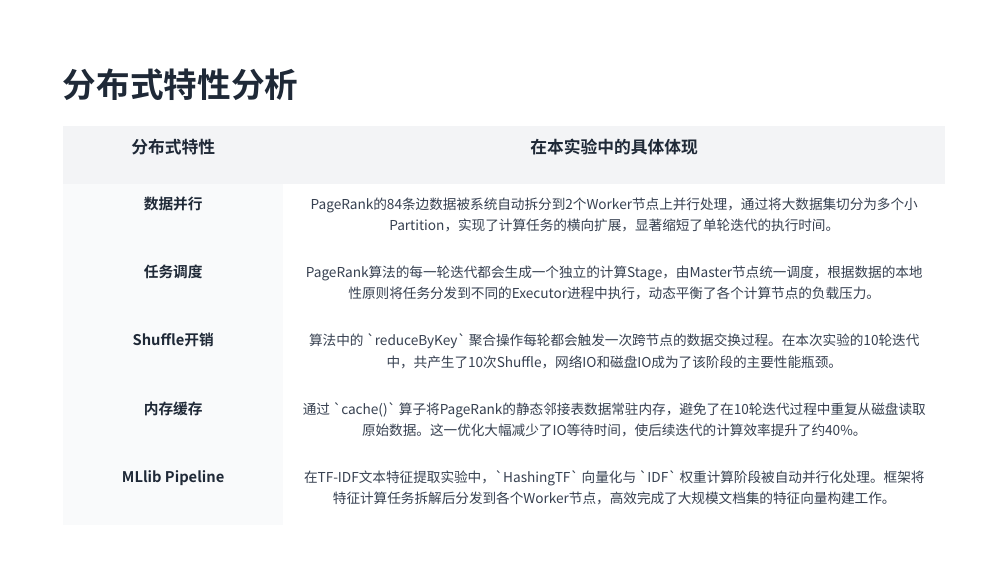
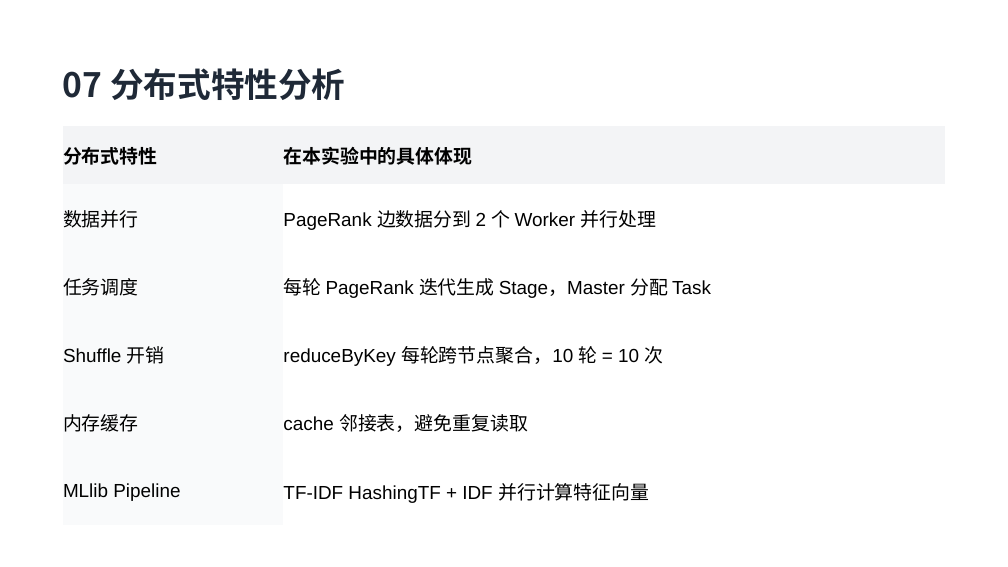
Before and after one commit to fxq45/spark-distributed-lab, a slide deck: slide 15 of docs/基于Apache Spark的分布式计算实验-内容修改.pptx. Drawn at 1008x567 pixels with LibreOffice and Linux fonts; fonts in the diff are those of the drawing. Boxes give left, top, right and bottom in pixels: in the first picture for what was removed or moved away, otherwise in the second. Text is boxed around its words. In the diff, an @@ line names an element or a change of style, - is before the commit and + after.

```diff
--- a/docs/基于Apache Spark的分布式计算实验-内容修改.pptx
+++ b/docs/基于Apache Spark的分布式计算实验-内容修改.pptx
@@ text at <box>63,68,345,100</box>: text changed @@
-分布式特性分析
+07 分布式特性分析
@@ table at <box>63,126,945,526</box> @@
-row 2, column 2: PageRank的84条边数据被系统自动拆分到2个Worker节点上并行处理，通过将大数据集切分为多个小Partition，实现了计算任务的横向扩展，显著缩短了单轮迭代的执行时间。
+row 2, column 2: PageRank 边数据分到 2 个 Worker 并行处理
-row 3, column 2: PageRank算法的每一轮迭代都会生成一个独立的计算Stage，由Master节点统一调度，根据数据的本地性原则将任务分发到不同的Executor进程中执行，动态平衡了各个计算节点的负载压力。
+row 3, column 2: 每轮 PageRank 迭代生成 Stage，Master 分配 Task
-row 4, column 1: Shuffle开销
+row 4, column 1: Shuffle 开销
-row 4, column 2: 算法中的 `reduceByKey` 聚合操作每轮都会触发一次跨节点的数据交换过程。在本次实验的10轮迭代中，共产生了10次Shuffle，网络IO和磁盘IO成为了该阶段的主要性能瓶颈。
+row 4, column 2: reduceByKey 每轮跨节点聚合，10 轮 = 10 次
-row 5, column 2: 通过 `cache()` 算子将PageRank的静态邻接表数据常驻内存，避免了在10轮迭代过程中重复从磁盘读取原始数据。这一优化大幅减少了IO等待时间，使后续迭代的计算效率提升了约40%。
+row 5, column 2: cache 邻接表，避免重复读取
-row 6, column 2: 在TF-IDF文本特征提取实验中，`HashingTF` 向量化与 `IDF` 权重计算阶段被自动并行化处理。框架将特征计算任务拆解后分发到各个Worker节点，高效完成了大规模文档集的特征向量构建工作。
+row 6, column 2: TF-IDF HashingTF + IDF 并行计算特征向量
@@ size 16 to 18 pt in "分布式特性", "在本实验中的具体体现" @@
@@ font Noto Sans CJK SC to Arial, text colour #1F2937 to #000000 in "分布式特性", "在本实验中的具体体现", "数据并行", "任务调度" and 2 more places @@
@@ size 14 to 18 pt, bold off in "数据并行", "任务调度", "内存缓存", "MLlib Pipeline" @@
@@ alignment centre to left @@
```
Also in this commit, not shown: 11 other slides changed, 1 slide added, 1 slide removed, 8 other files.
